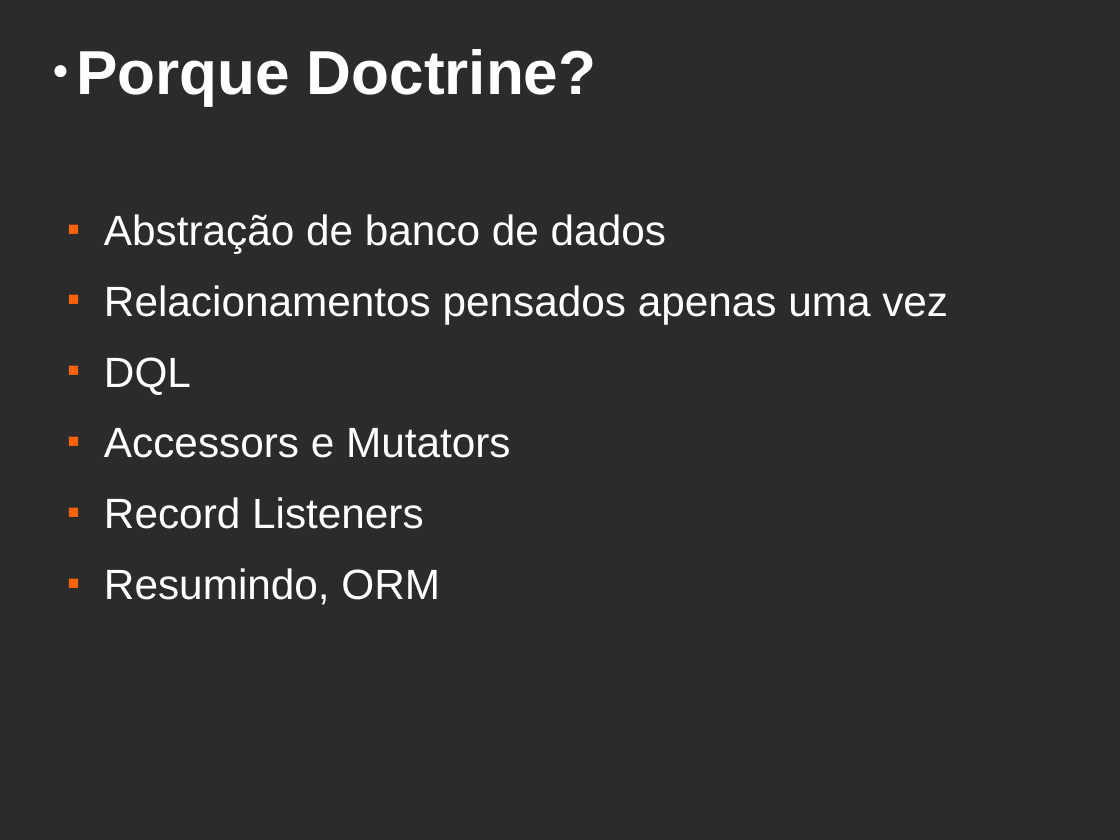
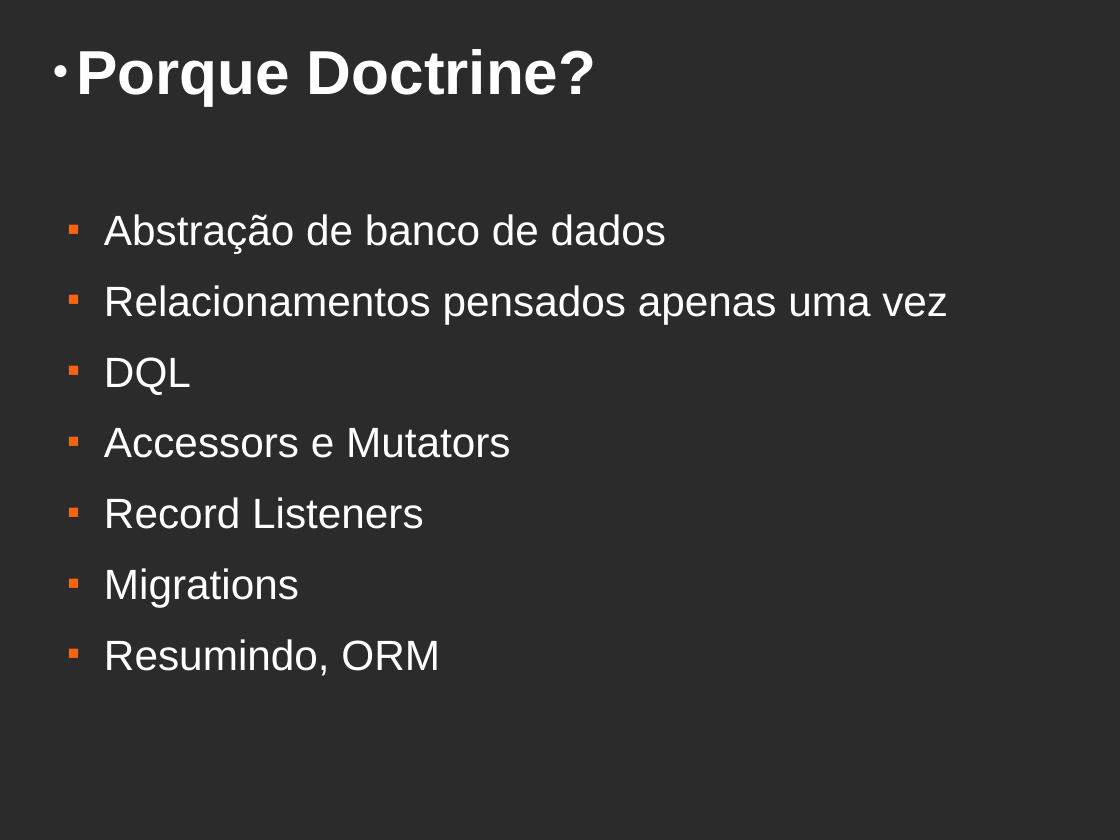
Before and after one commit to mjacobus/apresentacao-zend-doctrine-240410, a slide deck: slide 4 of docs/apresentacao.odp. Drawn at 1120x840 pixels with LibreOffice and Linux fonts; fonts in the diff are those of the drawing; background and template pictures are left out; a plain dark background stands for a picture behind light text. Boxes give left, top, right and bottom in pixels: in the first picture for what was removed or moved away, otherwise in the second. Text is boxed around its words. In the diff, an @@ line names an element or a change of style, - is before the commit and + after.

```diff
--- a/docs/apresentacao.odp
+++ b/docs/apresentacao.odp
@@ text at bbox=[104, 568, 299, 607]: paragraph added @@
+■ Migrations
```
Also in this commit, not shown: 1 other slide changed, 4 other files.
